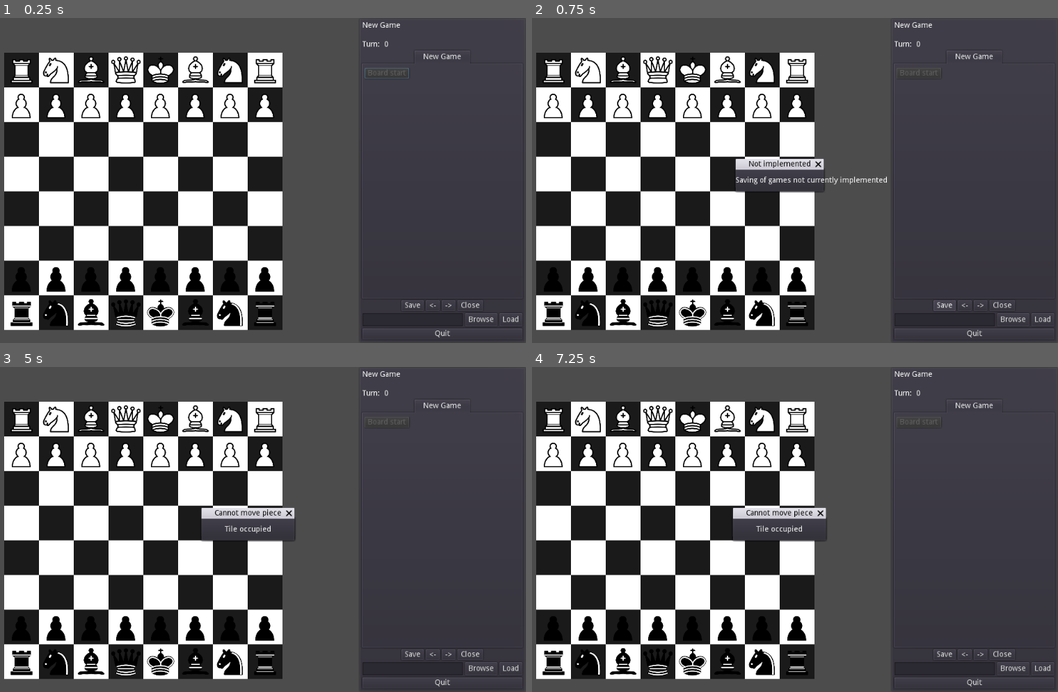
Above: before the commit, frames 1-4 (two rows, left to right).
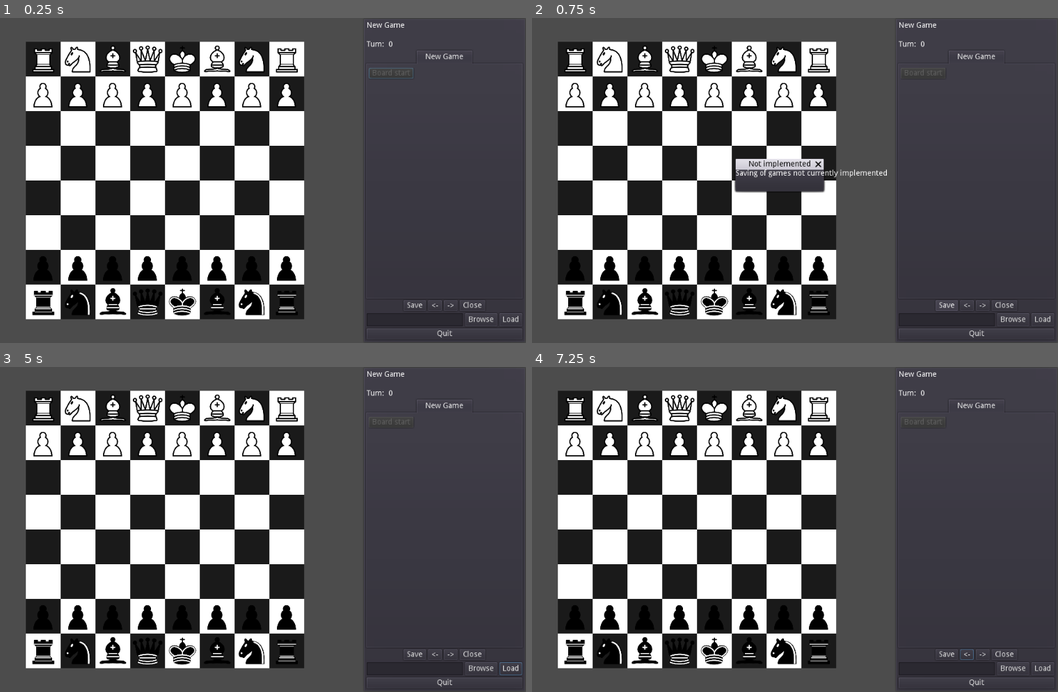
Above: after the commit, the same moments.

Repository: oerc0122/ChessRender
Game: Godot game, scene res://UI.tscn
Two runs of this game, one before a commit and one after it. Both use one fixed random seed, a clock stepped at 60 frames per second and the inputs below.
Inputs (mouse positions are in pixels of both pictures, inside the frame that each line leads up to):
- Up to frame 1 (0.25 s): no input
- Up to frame 2 (0.75 s): click "Save" at 0.5 s
- Up to frame 3 (5 s): click "<-" at 1.25 s; click "->" at 2 s; click "Browse" at 2.75 s; click "Load" at 3.5 s; tap Enter at 4.25 s; drag from (21, 419) to (194, 419) at 4.27 s
- Up to frame 4 (7.25 s): drag from (589, 419) to (763, 419) at 5.02 s; move the mouse to (621, 419) at 5.77 s; hold Right (ui_right) 5.78-6.5 s; click (621, 419) at 5.92 s; drag from (589, 419) to (795, 419) at 6.52 s

The runs differ from the first frame. In frame 1, 35% of the frame differs, in the area x 0-92%, y 1-100%; in frame 2, 34%; in frame 3, 35%, in the area x 0-100%, y 1-100%; in frame 4, 35%.

Commit message:
Refactor

Diff:
--- a/Board.gd
+++ b/Board.gd
@@ -57,9 +57,9 @@
     if piece.gridPos in self.positions:
         self.positions.erase(piece.gridPos)
     piece.gridPos = location
-    piece.position = self.map_to_world(piece.gridPos) + TILE_OFFSET
     piece.moved = true
     self.positions[piece.gridPos] = piece
+    piece.move_to_pos()
 
 func move_piece(pos:Vector2, newLoc:Vector2):
     if not pos in self.positions:
--- a/MainGame.gd
+++ b/MainGame.gd
@@ -3,7 +3,7 @@
 var currTurn = 0
 signal turn_updated(turn, game)
 signal new_turn(game, turn)
-signal branch(game, branchName)
+signal branch(game)
 var games := []
 var currGameIndex = 0
 var currGame : Game
@@ -75,3 +75,6 @@
 
     copy.path = basename + ":" + str(num+1)
     return copy
+
+func _error(title, message):
+    get_tree().get_root().get_node("Root").error(title, message)
--- a/MainGame.tscn
+++ b/MainGame.tscn
@@ -35,7 +35,8 @@
 1/shapes = [  ]
 1/z_index = 0
 
-[node name="MainGame" type="Node"]
+[node name="MainGame" type="Viewport"]
+physics_object_picking = true
 script = ExtResource( 3 )
 
 [node name="Board" type="TileMap" parent="."]
@@ -45,6 +46,9 @@
 format = 1
 tile_data = PoolIntArray( 65537, 1, 0, 65538, 0, 0, 65539, 1, 0, 65540, 0, 0, 65541, 1, 0, 65542, 0, 0, 65543, 1, 0, 65 …(795 unchanged characters)…
 script = ExtResource( 4 )
+__meta__ = {
+"_edit_lock_": true
+}
 
 [node name="PromoteDialogue" type="WindowDialog" parent="Board"]
 margin_left = 718.519
@@ -93,6 +97,11 @@
 
 [node name="FileParser" type="Node" parent="."]
 script = ExtResource( 1 )
+
+[node name="Camera2D" type="Camera2D" parent="."]
+position = Vector2( 320, 320 )
+current = true
+[connection signal="error" from="Board" to="." method="_error"]
 [connection signal="piece_moved" from="Board" to="." method="_on_Board_piece_moved"]
 [connection signal="button_down" from="Board/PromoteDialogue/GridContainer/Queen" to="Board" method="promote" binds= [ 1 ]]
 [connection signal="button_down" from="Board/PromoteDialogue/GridContainer/Bishop" to="Board" method="promote" binds= [ 2 ]]
--- a/Piece.gd
+++ b/Piece.gd
@@ -21,6 +21,10 @@
 var castled : int = 0
 var ID : String
 
+func _process(delta: float) -> void:
+    if $Draggable.dragging:
+        self.position = get_global_mouse_position()
+
 func init(colour: int, type: int) -> void:
     self.colour = colour
     self.type = type
@@ -30,13 +34,6 @@
 func can_move(newLoc, capture=false) -> bool:
     var raw = newLoc - self.gridPos
     var ref = raw.abs()
-
-#    if type != TYPES.KNIGHT:
-#        $RayCast2D.cast_to = raw*64
-#        $RayCast2D.force_raycast_update()
-#        print($RayCast2D.cast_to, $RayCast2D.is_colliding())
-#        if $RayCast2D.is_colliding():
-#            return false
 
     match type:
         TYPES.QUEEN:
@@ -75,9 +72,13 @@
     return false
 
 func _on_Draggable_stopdrag() -> void:
-    var mousePos = get_viewport().get_mouse_position()
+    var mousePos = get_global_mouse_position()
     var newPos = board.world_to_map(mousePos)
     board.move_piece(self.gridPos, newPos)
+    move_to_pos()
+
+func move_to_pos():
+    self.position = board.map_to_world(self.gridPos) + board.TILE_OFFSET
 
 func get_ID() -> String:
     return "WB"[self.colour] + TYPES_SAN[self.type]
--- a/Piece.tscn
+++ b/Piece.tscn
@@ -14,8 +14,4 @@
 
 [node name="Draggable" parent="." instance=ExtResource( 3 )]
 collision_mask = 524288
-
-[node name="RayCast2D" type="RayCast2D" parent="."]
-collision_mask = 524288
-collide_with_areas = true
 [connection signal="stopdrag" from="Draggable" to="." method="_on_Draggable_stopdrag"]
--- /dev/null
+++ b/Root.gd
@@ -0,0 +1,7 @@
+extends Node
+
+
+func error(title: String, message: String):
+    $ErrorPopup.window_title = title
+    $ErrorPopup/ErrorMessage.text = message
+    $ErrorPopup.popup_centered()
--- a/Turn.gd
+++ b/Turn.gd
@@ -65,6 +65,7 @@
         self.comment += "; "+ commentOverride
 
 func which_piece(colour, label, disamb, pos) -> String:
+    # Determine which piece moved for parsing a FEN or PGN game
     var search : String
     match colour:
         COLOUR.WHITE:
@@ -85,7 +86,7 @@
 
     if len(possibles) == 0:
         printerr("No possible piece found")
-        return "Not found"
+        null.get_node("Crash")
     elif len(possibles) == 1:
         return possibles[0]
 
@@ -117,34 +118,36 @@
                 if ref.x == ref.y:
                     return poss
             "P":
+                var moveDir = self.PAWN_DIR[colour]
                 if ((colour == COLOUR.WHITE and positions[poss].y == 2) or # Initial move of two
                     (colour == COLOUR.BLACK and positions[poss].y == 7)):
-                    if ref.x == 0 and rawLoc.y in [colour, 2*colour]:
+                    if ref.x == 0 and rawLoc.y in [moveDir, 2*moveDir]:
                         return poss
                     # En passant?
                     if self.capture:
-                        if ref.x == 1 and rawLoc.y in [colour, 2*colour]:
+                        if ref.x == 1 and rawLoc.y in [moveDir, 2*moveDir]:
                             self.captureLocation = positions[poss] + Vector2(1,1)
                             return poss
                 else:
                     if self.capture:
-                        if rawLoc.y == colour and ref.x == 1:
+                        if rawLoc.y == moveDir and ref.x == 1:
                             return poss
-                    if ref.x == 0 and rawLoc.y == colour:
+                    if ref.x == 0 and rawLoc.y == moveDir:
                         return poss
 
-    printerr(piece, " ", get_colour(), " ", label, " ", pos, " ", to_grid(pos))
-    printerr(positions)
     null.get_node("Crash")
     return "Not found"
 
 func to_grid(pos: String) -> Vector2:
+    # Turn algebraic notation into gridPos
     return Vector2(LET[pos[0]], int(pos[1]))
 
 func from_grid(pos: Vector2) -> String:
+    # Turn gridPos into algebraic notation
     return NUM[int(pos.x)] + str(pos.y)
 
 func move(piece, newLoc):
+    # Simulate moving a piece between plies for parsing algebraic notation
     if self.promote:
         self.positions.erase(piece)
         piece = self.get_colour()[0] + self.promote + char(65+self.promotions)
--- a/UI.gd
+++ b/UI.gd
@@ -1,10 +1,11 @@
 extends Control
 
-onready var game := $MainGame
+onready var game := get_parent().get_node("ViewportContainer/MainGame")
 onready var parser := game.get_node("FileParser")
-onready var tabs := $PanelContainer/VBoxContainer/TurnsTabber
-onready var filePath := $PanelContainer/VBoxContainer/HBoxContainer3/Path
-onready var details := $PanelContainer/VBoxContainer/GameDetails
+onready var UI := $UIPanel/VBoxContainer
+onready var tabs := UI.get_node("TurnsTabber")
+onready var filePath := UI.get_node("FileControl/Path")
+onready var details := UI.get_node("GameDetails")
 var lastTurn = 0
 var lastGame = 0
 var TurnsTab = preload("res://TurnHolder.tscn")
@@ -16,7 +17,7 @@
     load_file("res://tmp.pgn", true)
 
 func set_headers():
-    var currGame = $MainGame.currGame
+    var currGame = game.currGame
     details.text = currGame.path+"\n"
     for data in currGame.data:
         details.text += data+" : "+currGame.data[data]+"\n"
@@ -47,9 +48,6 @@
     button.connect('pressed', self, 'set_turn', [i, game])
     turnsList.add_child(button)
 
-func quit():
-    get_tree().quit()
-
 func update_turn(newTurn, newGame):
     var turnsList = tabs.get_tab_control(self.lastGame).get_node("TurnsList")
     turnsList.get_child(lastTurn).disabled = false
@@ -59,16 +57,10 @@
     self.lastTurn = newTurn
     self.lastGame = newGame
     set_headers()
-    $PanelContainer/VBoxContainer/HBoxContainer/TurnNo.text = str(game.currGame.turns[newTurn].turnNo)
+    UI.get_node("TurnDetails/TurnNo").text = str(game.currGame.turns[newTurn].turnNo)
 
 func set_turn(turn: int, idx: int = -1):
     self.game.load_turn(turn, idx)
-
-func _on_prevTurn_button_up() -> void:
-    self.game.prev_turn()
-
-func _on_nextTurn_button_up() -> void:
-    self.game.next_turn()
 
 func _on_Search_pressed() -> void:
     $FileDialog.popup_centered()
@@ -87,7 +79,6 @@
     _error("Not implemented", "Saving of games not currently implemented")
 
 func _on_CloseGame_pressed() -> void:
-    print(tabs.get_children())
     var idx = tabs.get_current_tab()
 
     # Delete from stored games
@@ -108,6 +99,13 @@
         game.load_turn(0,0)
 
 func _error(title: String, message: String):
-    $ErrorPopup.window_title = title
-    $ErrorPopup/ErrorMessage.text = message
-    $ErrorPopup.popup_centered()
+    get_tree().get_root().get_node("Root").error(title, message)
+
+func _on_nextTurn_pressed() -> void:
+    self.game.next_turn()
+
+func _on_prevTurn_pressed() -> void:
+    self.game.prev_turn()
+
+func _on_QuitButton_pressed() -> void:
+    get_tree().quit()
--- a/UI.tscn
+++ b/UI.tscn
@@ -1,153 +1,53 @@
-[gd_scene load_steps=3 format=2]
+[gd_scene load_steps=4 format=2]
 
 [ext_resource path="res://MainGame.tscn" type="PackedScene" id=1]
-[ext_resource path="res://UI.gd" type="Script" id=2]
+[ext_resource path="res://Root.gd" type="Script" id=2]
+[ext_resource path="res://UIPanel.tscn" type="PackedScene" id=3]
 
-[node name="UI" type="Control"]
-anchor_left = 1.0
+[node name="Root" type="Node"]
+script = ExtResource( 2 )
+
+[node name="HBoxContainer" type="HBoxContainer" parent="."]
 anchor_right = 1.0
 anchor_bottom = 1.0
-margin_left = -308.0
+mouse_filter = 2
+__meta__ = {
+"_edit_use_anchors_": false
+}
+
+[node name="ViewportContainer" type="ViewportContainer" parent="HBoxContainer"]
+margin_right = 720.0
+margin_bottom = 600.0
+mouse_filter = 2
+size_flags_horizontal = 3
+size_flags_vertical = 3
+stretch = true
 script = ExtResource( 2 )
 __meta__ = {
 "_edit_use_anchors_": false
 }
 
-[node name="MainGame" parent="." instance=ExtResource( 1 )]
+[node name="MainGame" parent="HBoxContainer/ViewportContainer" instance=ExtResource( 1 )]
+size = Vector2( 720, 600 )
+handle_input_locally = false
+render_target_update_mode = 3
 
-[node name="PanelContainer" type="PanelContainer" parent="."]
-anchor_right = 1.0
-anchor_bottom = 1.0
-rect_min_size = Vector2( 300, 0 )
-__meta__ = {
-"_edit_use_anchors_": false
-}
-
-[node name="VBoxContainer" type="VBoxContainer" parent="PanelContainer"]
-margin_left = 7.0
-margin_top = 7.0
-margin_right = 301.0
-margin_bottom = 593.0
-
-[node name="GameDetails" type="Label" parent="PanelContainer/VBoxContainer"]
-margin_right = 294.0
-margin_bottom = 14.0
-
-[node name="HBoxContainer" type="HBoxContainer" parent="PanelContainer/VBoxContainer"]
-margin_top = 18.0
-margin_right = 294.0
-margin_bottom = 32.0
-
-[node name="TurnLabel" type="Label" parent="PanelContainer/VBoxContainer/HBoxContainer"]
-margin_right = 36.0
-margin_bottom = 14.0
-text = "Turn: "
-
-[node name="TurnNo" type="Label" parent="PanelContainer/VBoxContainer/HBoxContainer"]
-margin_left = 40.0
-margin_right = 40.0
-margin_bottom = 14.0
-
-[node name="TurnsTabber" type="TabContainer" parent="PanelContainer/VBoxContainer"]
-margin_top = 36.0
-margin_right = 294.0
-margin_bottom = 510.0
-size_flags_horizontal = 3
-size_flags_vertical = 3
-
-[node name="HBoxContainer2" type="HBoxContainer" parent="PanelContainer/VBoxContainer"]
-margin_top = 514.0
-margin_right = 294.0
-margin_bottom = 534.0
-alignment = 1
-
-[node name="SaveGame" type="Button" parent="PanelContainer/VBoxContainer/HBoxContainer2"]
-margin_left = 72.0
-margin_right = 113.0
-margin_bottom = 20.0
-text = "Save"
-
-[node name="prevTurn" type="Button" parent="PanelContainer/VBoxContainer/HBoxContainer2"]
-margin_left = 117.0
-margin_right = 142.0
-margin_bottom = 20.0
-text = "<-"
-
-[node name="nextTurn" type="Button" parent="PanelContainer/VBoxContainer/HBoxContainer2"]
-margin_left = 146.0
-margin_right = 171.0
-margin_bottom = 20.0
-text = "->"
-
-[node name="CloseGame" type="Button" parent="PanelContainer/VBoxContainer/HBoxContainer2"]
-margin_left = 175.0
-margin_right = 222.0
-margin_bottom = 20.0
-text = "Close"
-
-[node name="HBoxContainer3" type="HBoxContainer" parent="PanelContainer/VBoxContainer"]
-margin_top = 538.0
-margin_right = 294.0
-margin_bottom = 562.0
-
-[node name="Path" type="LineEdit" parent="PanelContainer/VBoxContainer/HBoxContainer3"]
-margin_right = 185.0
-margin_bottom = 24.0
-size_flags_horizontal = 3
-align = 3
-
-[node name="Search" type="Button" parent="PanelContainer/VBoxContainer/HBoxContainer3"]
-margin_left = 189.0
-margin_right = 248.0
-margin_bottom = 24.0
-text = "Browse"
-align = 2
-
-[node name="Load" type="Button" parent="PanelContainer/VBoxContainer/HBoxContainer3"]
-margin_left = 252.0
-margin_right = 294.0
-margin_bottom = 24.0
-text = "Load"
-align = 2
-
-[node name="QuitButton" type="Button" parent="PanelContainer/VBoxContainer"]
-margin_top = 566.0
-margin_right = 294.0
-margin_bottom = 586.0
-text = "Quit"
-
-[node name="FileDialog" type="FileDialog" parent="."]
-margin_right = 416.0
-margin_bottom = 184.0
-rect_min_size = Vector2( 400, 140 )
-window_title = "Open a File"
-mode = 0
-access = 2
-filters = PoolStringArray( "*.pgn" )
-current_dir = "/home/jacob/ChessRender"
-current_path = "/home/jacob/ChessRender/"
+[node name="UIPanel" parent="HBoxContainer" instance=ExtResource( 3 )]
+anchor_left = 0.0
+anchor_right = 0.0
+anchor_bottom = 0.0
+margin_left = 724.0
+margin_right = 1024.0
+margin_bottom = 600.0
+size_flags_horizontal = 1
 
 [node name="ErrorPopup" type="WindowDialog" parent="."]
 margin_right = 48.0
 margin_bottom = 40.0
-window_title = "Error"
 
 [node name="ErrorMessage" type="Label" parent="ErrorPopup"]
-anchor_right = 1.0
-anchor_bottom = 1.0
-align = 1
-valign = 1
-[connection signal="branch" from="MainGame" to="." method="new_game"]
-[connection signal="new_turn" from="MainGame" to="." method="new_turn"]
-[connection signal="turn_updated" from="MainGame" to="." method="update_turn"]
-[connection signal="error" from="MainGame/Board" to="." method="_error"]
-[connection signal="pressed" from="PanelContainer/VBoxContainer/HBoxContainer2/SaveGame" to="." method="_on_SaveGame_pressed"]
-[connection signal="button_up" from="PanelContainer/VBoxContainer/HBoxContainer2/prevTurn" to="." method="_on_prevTurn_button_up"]
-[connection signal="button_up" from="PanelContainer/VBoxContainer/HBoxContainer2/nextTurn" to="." method="_on_nextTurn_button_up"]
-[connection signal="pressed" from="PanelContainer/VBoxContainer/HBoxContainer2/CloseGame" to="." method="_on_CloseGame_pressed"]
-[connection signal="pressed" from="PanelContainer/VBoxContainer/HBoxContainer3/Search" to="." method="_on_Search_pressed"]
-[connection signal="pressed" from="PanelContainer/VBoxContainer/HBoxContainer3/Load" to="." method="_on_Load_pressed"]
-[connection signal="pressed" from="PanelContainer/VBoxContainer/QuitButton" to="." method="quit"]
-[connection signal="file_selected" from="FileDialog" to="." method="_on_FileDialog_file_selected"]
-
-[editable path="MainGame"]
+margin_right = 40.0
+margin_bottom = 14.0
+[connection signal="branch" from="HBoxContainer/ViewportContainer/MainGame" to="HBoxContainer/UIPanel" method="new_game"]
+[connection signal="new_turn" from="HBoxContainer/ViewportContainer/MainGame" to="HBoxContainer/UIPanel" method="new_turn"]
+[connection signal="turn_updated" from="HBoxContainer/ViewportContainer/MainGame" to="HBoxContainer/UIPanel" method="update_turn"]
--- /dev/null
+++ b/UIPanel.tscn
@@ -0,0 +1,151 @@
+[gd_scene load_steps=2 format=2]
+
+[ext_resource path="res://UI.gd" type="Script" id=1]
+
+[node name="UI" type="Control"]
+anchor_left = 1.0
+anchor_right = 1.0
+anchor_bottom = 1.0
+margin_right = 300.0
+margin_bottom = -600.0
+rect_min_size = Vector2( 300, 0 )
+mouse_filter = 2
+size_flags_horizontal = 3
+size_flags_vertical = 3
+script = ExtResource( 1 )
+__meta__ = {
+"_edit_use_anchors_": false
+}
+
+[node name="FileDialog" type="FileDialog" parent="."]
+margin_right = 416.0
+margin_bottom = 184.0
+rect_min_size = Vector2( 400, 140 )
+window_title = "Open a File"
+mode = 0
+access = 2
+filters = PoolStringArray( "*.pgn" )
+current_dir = "/home/jacob/ChessRender"
+current_path = "/home/jacob/ChessRender/"
+
+[node name="ErrorPopup" type="WindowDialog" parent="."]
+margin_right = 48.0
+margin_bottom = 40.0
+window_title = "Error"
+
+[node name="ErrorMessage" type="Label" parent="ErrorPopup"]
+anchor_right = 1.0
+anchor_bottom = 1.0
+align = 1
+valign = 1
+
+[node name="UIPanel" type="PanelContainer" parent="."]
+anchor_right = 1.0
+anchor_bottom = 1.0
+rect_min_size = Vector2( 300, 0 )
+size_flags_horizontal = 3
+size_flags_vertical = 3
+__meta__ = {
+"_edit_use_anchors_": false
+}
+
+[node name="VBoxContainer" type="VBoxContainer" parent="UIPanel"]
+margin_left = 7.0
+margin_top = 7.0
+margin_right = 293.0
+margin_bottom = 155.0
+
+[node name="GameDetails" type="Label" parent="UIPanel/VBoxContainer"]
+margin_right = 286.0
+margin_bottom = 14.0
+
+[node name="TurnDetails" type="HBoxContainer" parent="UIPanel/VBoxContainer"]
+margin_top = 18.0
+margin_right = 286.0
+margin_bottom = 32.0
+
+[node name="TurnLabel" type="Label" parent="UIPanel/VBoxContainer/TurnDetails"]
+margin_right = 36.0
+margin_bottom = 14.0
+text = "Turn: "
+
+[node name="TurnNo" type="Label" parent="UIPanel/VBoxContainer/TurnDetails"]
+margin_left = 40.0
+margin_right = 40.0
+margin_bottom = 14.0
+
+[node name="TurnsTabber" type="TabContainer" parent="UIPanel/VBoxContainer"]
+margin_top = 36.0
+margin_right = 286.0
+margin_bottom = 72.0
+size_flags_horizontal = 3
+size_flags_vertical = 3
+
+[node name="GameControl" type="HBoxContainer" parent="UIPanel/VBoxContainer"]
+margin_top = 76.0
+margin_right = 286.0
+margin_bottom = 96.0
+alignment = 1
+
+[node name="SaveGame" type="Button" parent="UIPanel/VBoxContainer/GameControl"]
+margin_left = 68.0
+margin_right = 109.0
+margin_bottom = 20.0
+text = "Save"
+
+[node name="prevTurn" type="Button" parent="UIPanel/VBoxContainer/GameControl"]
+margin_left = 113.0
+margin_right = 138.0
+margin_bottom = 20.0
+text = "<-"
+
+[node name="nextTurn" type="Button" parent="UIPanel/VBoxContainer/GameControl"]
+margin_left = 142.0
+margin_right = 167.0
+margin_bottom = 20.0
+text = "->"
+
+[node name="CloseGame" type="Button" parent="UIPanel/VBoxContainer/GameControl"]
+margin_left = 171.0
+margin_right = 218.0
+margin_bottom = 20.0
+text = "Close"
+
+[node name="FileControl" type="HBoxContainer" parent="UIPanel/VBoxContainer"]
+margin_top = 100.0
+margin_right = 286.0
+margin_bottom = 124.0
+
+[node name="Path" type="LineEdit" parent="UIPanel/VBoxContainer/FileControl"]
+margin_right = 177.0
+margin_bottom = 24.0
+size_flags_horizontal = 3
+align = 3
+
+[node name="Search" type="Button" parent="UIPanel/VBoxContainer/FileControl"]
+margin_left = 181.0
+margin_right = 240.0
+margin_bottom = 24.0
+text = "Browse"
+align = 2
+
+[node name="Load" type="Button" parent="UIPanel/VBoxContainer/FileControl"]
+margin_left = 244.0
+margin_right = 286.0
+margin_bottom = 24.0
+text = "Load"
+align = 2
+
+[node name="QuitButton" type="Button" parent="UIPanel/VBoxContainer"]
+margin_top = 128.0
+margin_right = 286.0
+margin_bottom = 148.0
+text = "Quit"
+[connection signal="file_selected" from="FileDialog" to="." method="_on_FileDialog_file_selected"]
+[connection signal="pressed" from="UIPanel/VBoxContainer/GameControl/SaveGame" to="." method="_on_SaveGame_pressed"]
+[connection signal="pressed" from="UIPanel/VBoxContainer/GameControl/prevTurn" to="." method="_on_prevTurn_pressed"]
+[connection signal="pressed" from="UIPanel/VBoxContainer/GameControl/nextTurn" to="." method="_on_nextTurn_pressed"]
+[connection signal="pressed" from="UIPanel/VBoxContainer/GameControl/CloseGame" to="." method="_on_CloseGame_pressed"]
+[connection signal="pressed" from="UIPanel/VBoxContainer/FileControl/Search" to="." method="_on_Search_pressed"]
+[connection signal="pressed" from="UIPanel/VBoxContainer/FileControl/Load" to="." method="_on_Load_pressed"]
+[connection signal="pressed" from="UIPanel/VBoxContainer/QuitButton" to="." method="_on_QuitButton_pressed"]
Not shown, added: .gitignore
